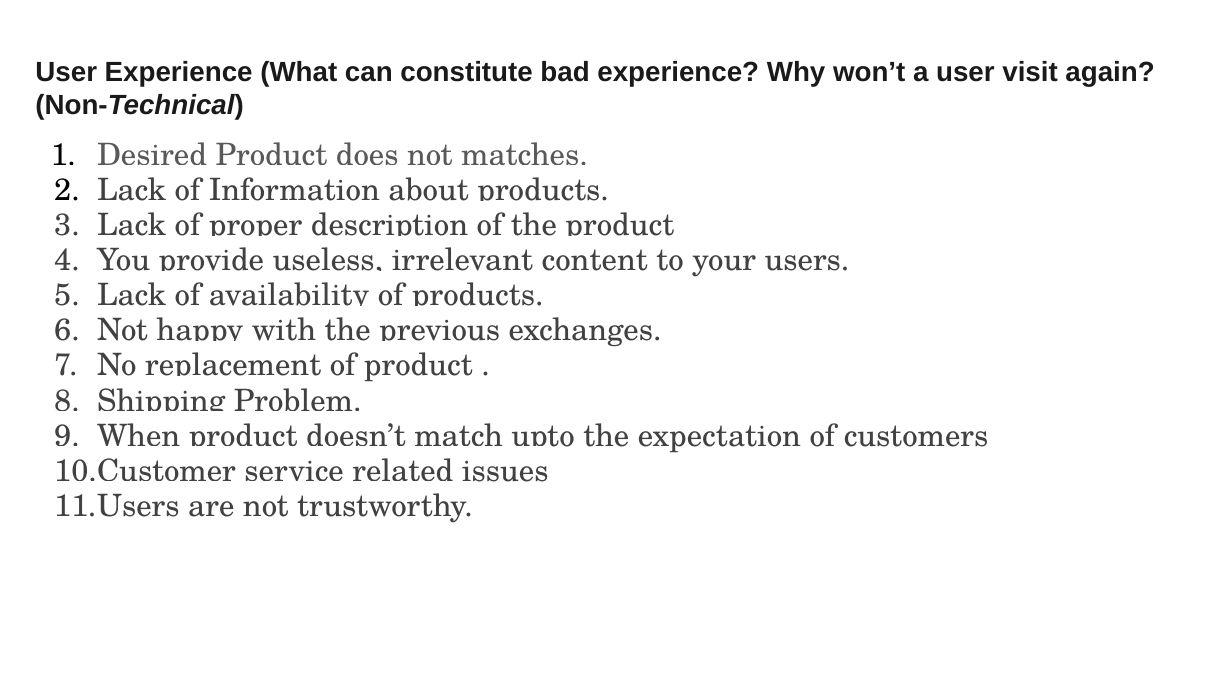
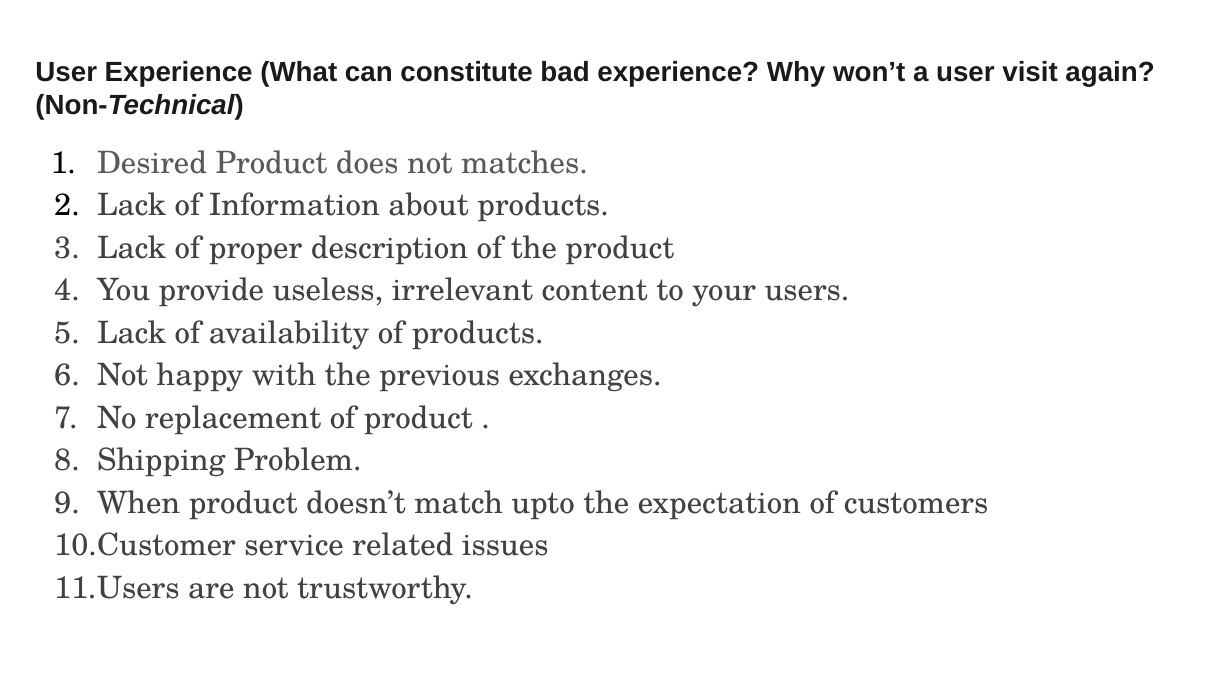
Before and after one commit to abhaykumar789/ecommerce, a slide deck: slide 7 of ppt/Product 1.pptx. Drawn at 1232x693 pixels with LibreOffice and Linux fonts; fonts in the diff are those of the drawing. Boxes give left, top, right and bottom in pixels: in the first picture for what was removed or moved away, otherwise in the second. Text is boxed around its words. In the diff, an @@ line names an element or a change of style, - is before the commit and + after.

```diff
--- a/ppt/Product 1.pptx
+++ b/ppt/Product 1.pptx
@@ text "Desired Product does not matches." at (x1=54, y1=150, x2=989, y2=605): line spacing 0.95 to 1.15 @@
```
Also in this commit, not shown: 5 other slides changed.
